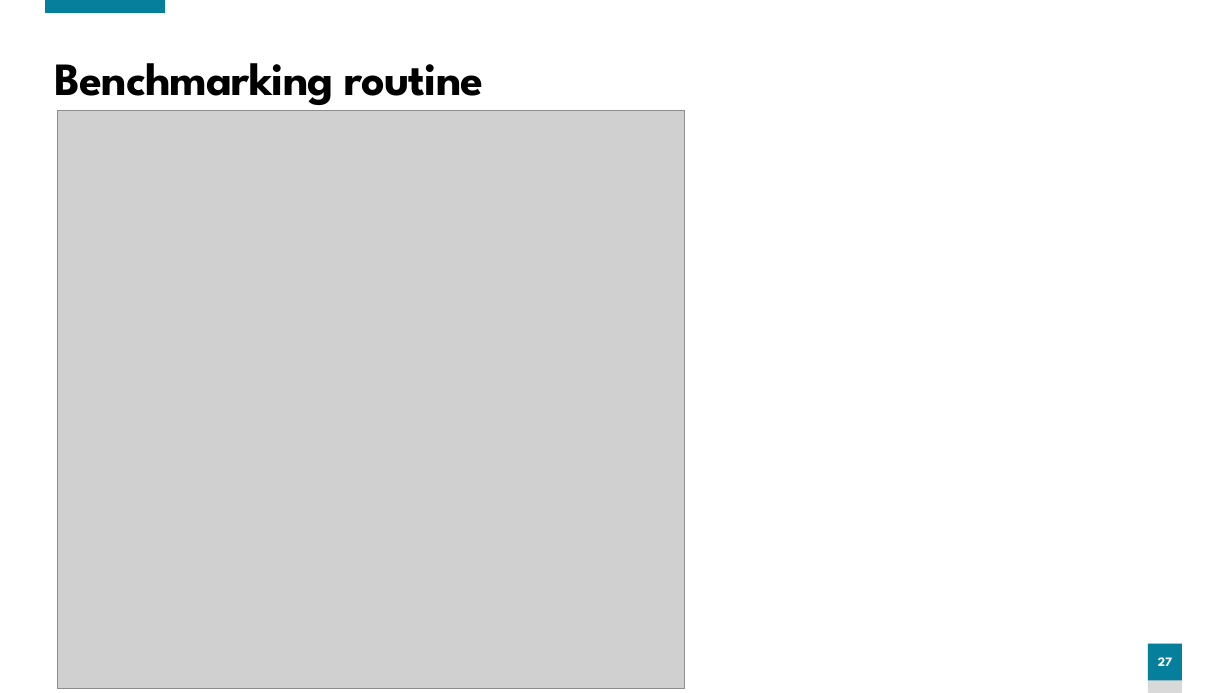
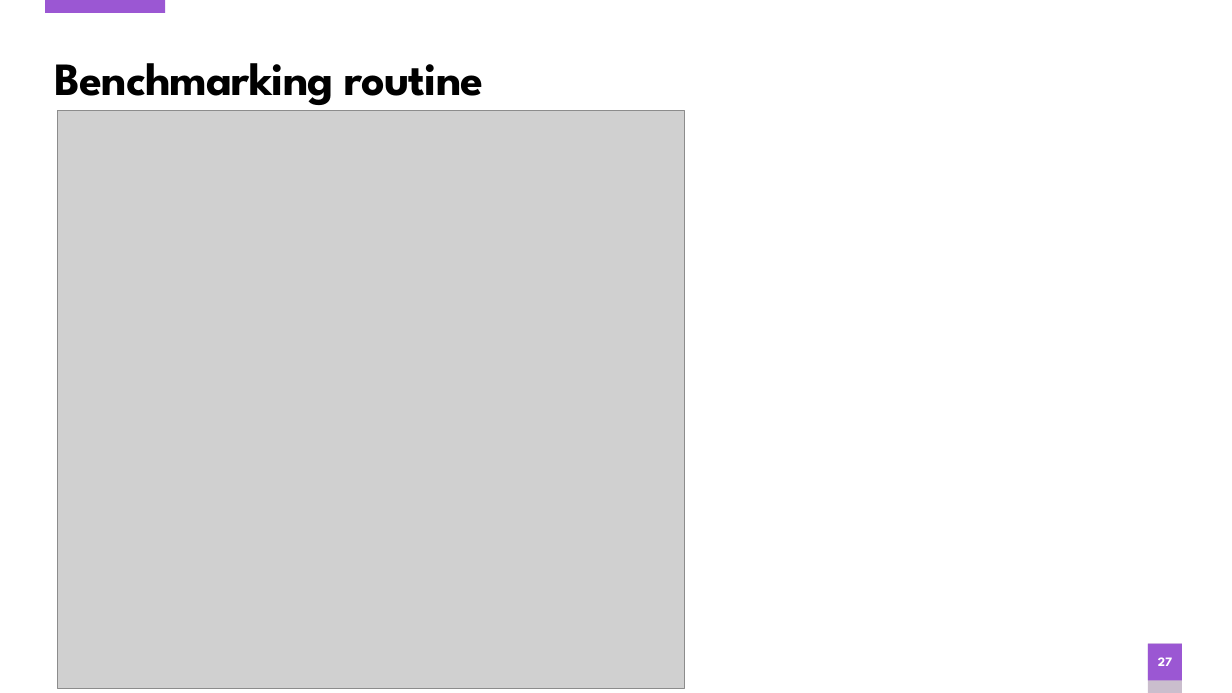
Before and after one commit to anuroopa/codecampnyc-2018, a slide deck: slide 27 of Hitchhiker's guide to Benchmark.pptx. Drawn at 1232x693 pixels with LibreOffice and Linux fonts; fonts in the diff are those of the drawing; grey boxes stand for pictures. Boxes give left, top, right and bottom in pixels: in the first picture for what was removed or moved away, otherwise in the second. Text is boxed around its words. In the diff, an @@ line names an element or a change of style, - is before the commit and + after.

Commit message:
Change theme colors

```diff
--- a/Hitchhiker's guide to Benchmark.pptx
+++ b/Hitchhiker's guide to Benchmark.pptx
@@ rectangle at [45, 0, 165, 13]: fill #067F9C to #9B57D3 @@
@@ page number at [1148, 644, 1182, 681]: fill #067F9C to #9B57D3 @@
@@ rectangle at [1148, 644, 1182, 693]: fill #D9D9D9 to #CABECD @@
```
Also in this commit, not shown: 30 other slides changed.
